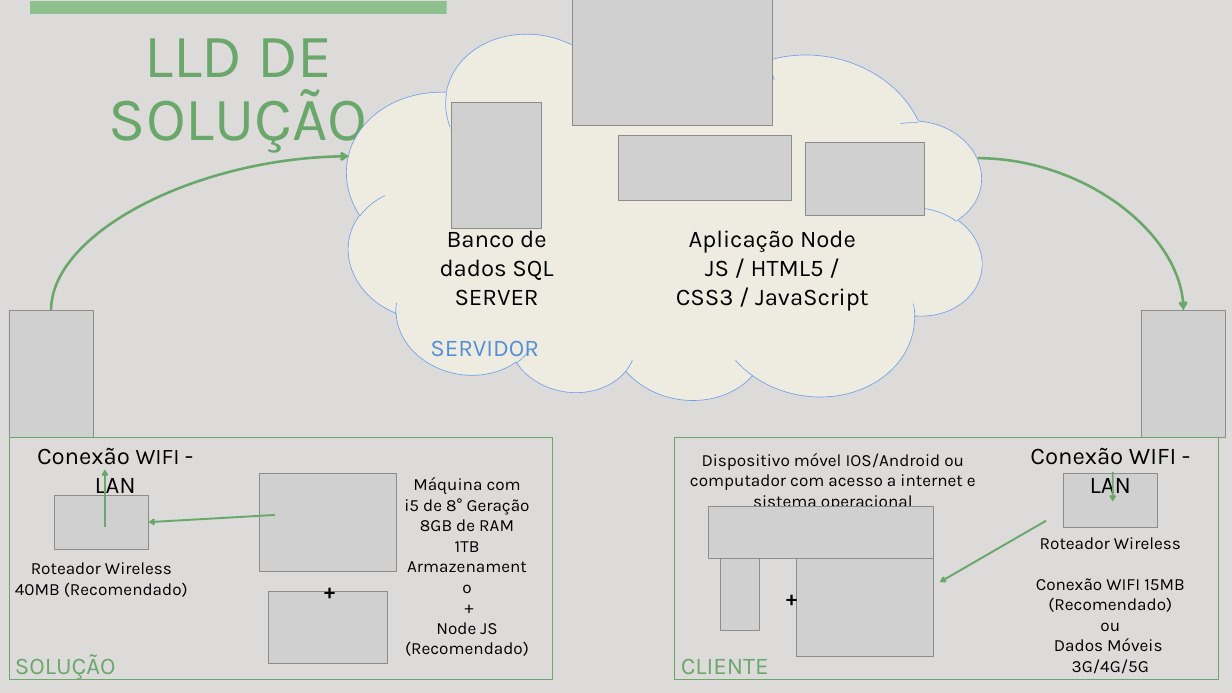
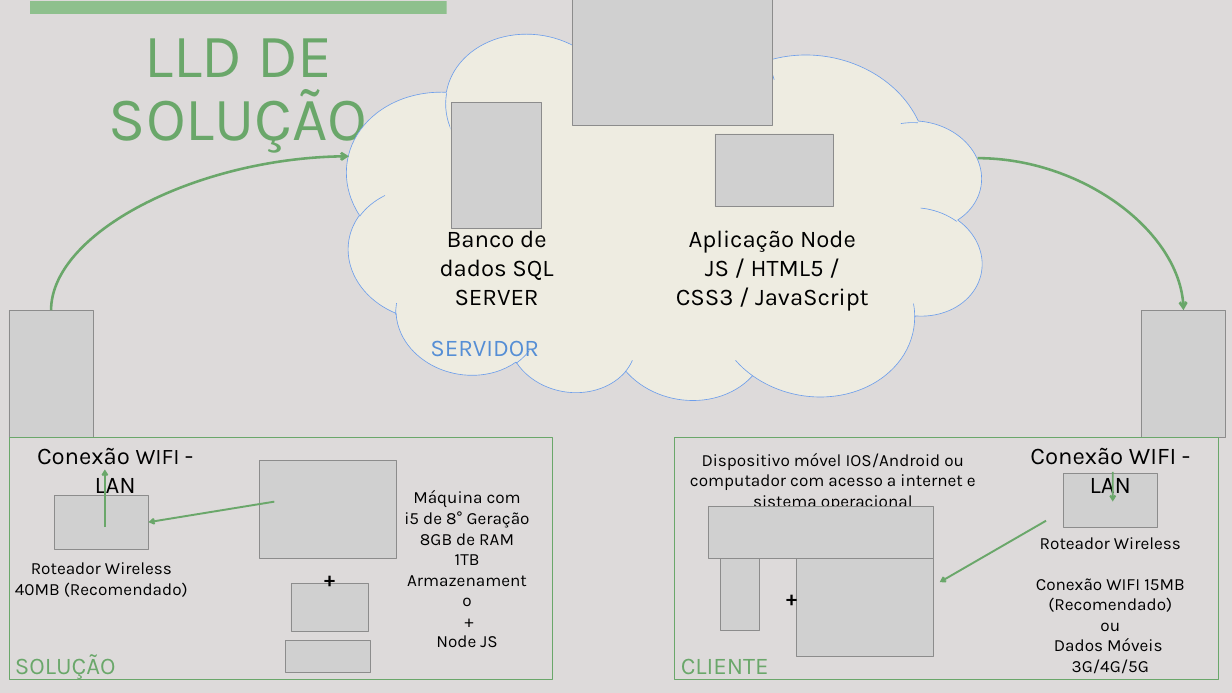
Before and after one commit to franciscone-lab/help-enterprising, a slide deck: slide 2 of docs/hld-lld_HelpEnterprising.pptx. Drawn at 1232x693 pixels with LibreOffice and Linux fonts; fonts in the diff are those of the drawing; grey boxes stand for pictures. Boxes give left, top, right and bottom in pixels: in the first picture for what was removed or moved away, otherwise in the second. Text is boxed around its words. In the diff, an @@ line names an element or a change of style, - is before the commit and + after.

Commit message:
Arrumando LLD

```diff
--- a/docs/hld-lld_HelpEnterprising.pptx
+++ b/docs/hld-lld_HelpEnterprising.pptx
@@ picture moved from (x1=806, y1=143, x2=925, y2=216) to (x1=715, y1=134, x2=833, y2=206) @@
@@ picture moved from (x1=259, y1=473, x2=397, y2=571) to (x1=259, y1=460, x2=397, y2=558) @@
@@ arrow moved from (275, 515) - (148, 522) to (274, 501) - (148, 522) @@
@@ text "Máquina com" moved from (x1=404, y1=477, x2=530, y2=656) to (x1=404, y1=490, x2=530, y2=647) @@
@@ text "+" moved from (x1=318, y1=575, x2=341, y2=606) to (x1=318, y1=564, x2=341, y2=594) @@
@@ picture resized from (x1=269, y1=591, x2=387, y2=663) to (x1=291, y1=583, x2=368, y2=631) @@
@@ picture resized from (x1=618, y1=135, x2=792, y2=201) to (x1=285, y1=640, x2=371, y2=673) @@
@@ text at (x1=405, y1=641, x2=529, y2=656): paragraph removed @@
-(Recomendado)
```
